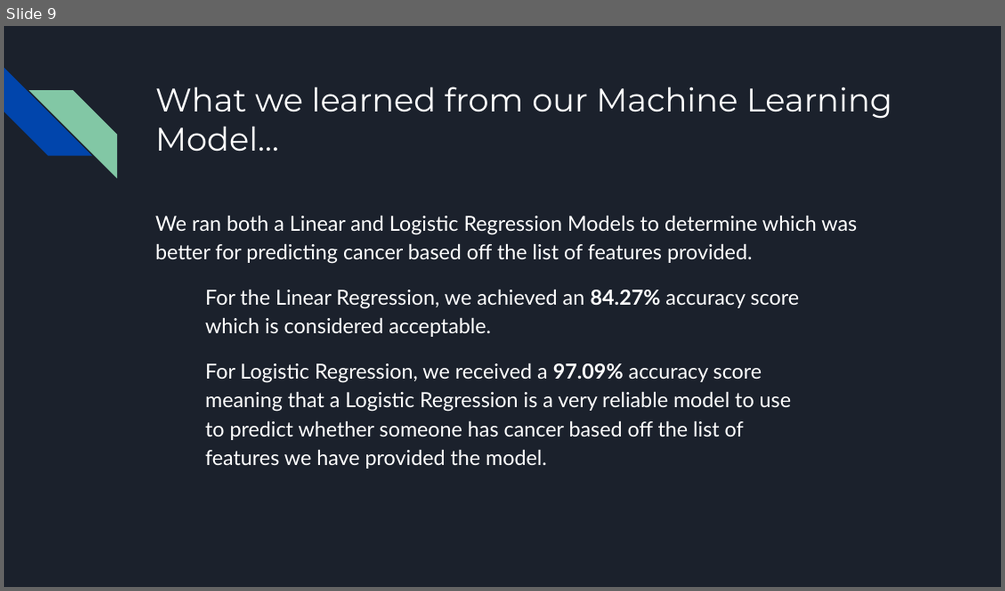
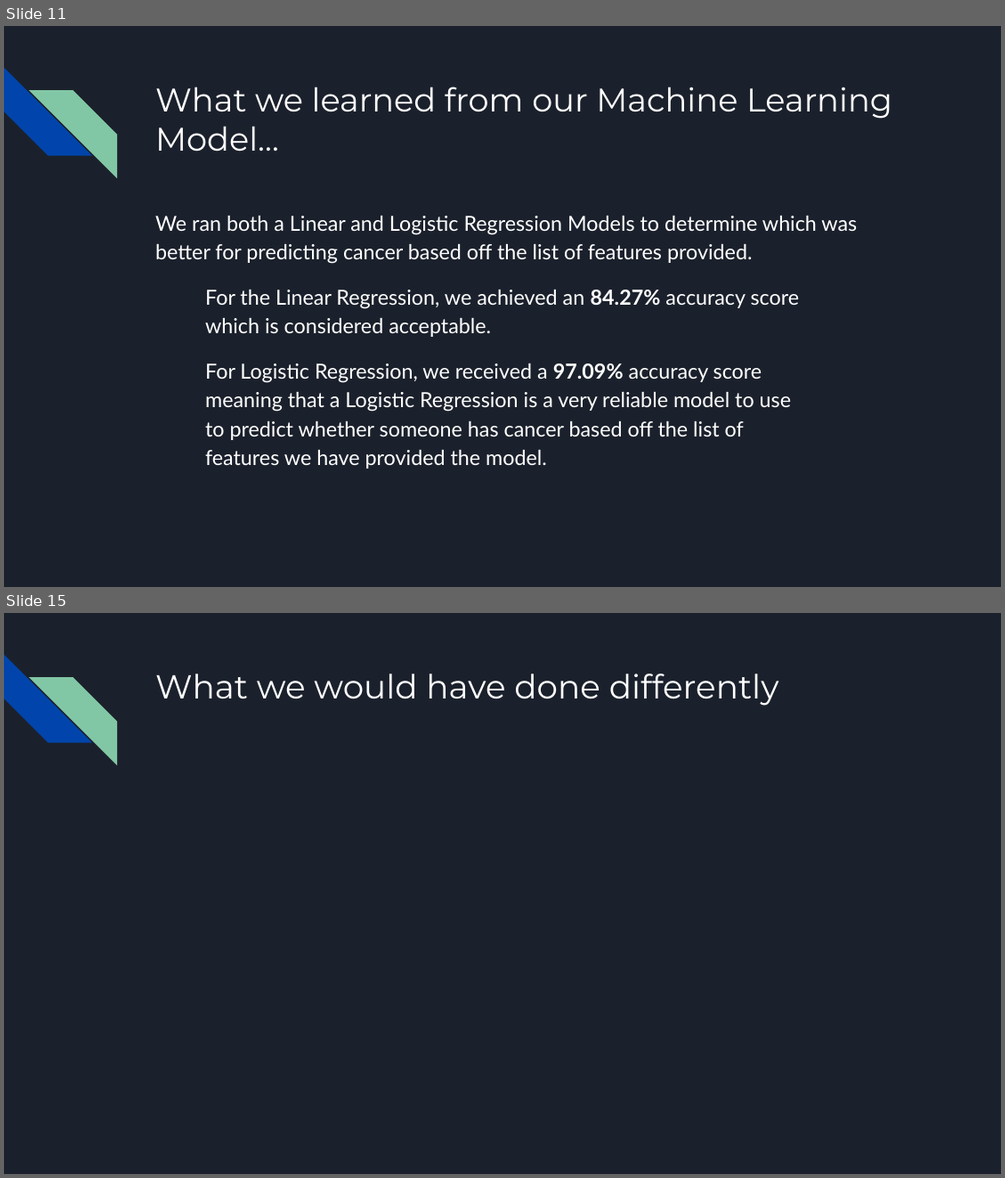
Before and after one commit to brojas12/Group_Project_4, a slide deck: Predicting the Presence of Cancer in Breast Cancer Cells.pptx. Shown one above the other, each under a label of ours: slide 9 before the commit, slides 11 and 15 after it; the slides between them are not shown. The pictures are 1005x591 and 1005x1178 pixels, drawn with LibreOffice and Linux fonts; fonts in the diff are those of the drawing. Boxes give left, top, right and bottom in pixels: in the first picture for what was removed or moved away, otherwise in the second. Text is boxed around its words. In the diff, an @@ line names an element or a change of style, - is before the commit and + after.

```diff
--- a/Predicting the Presence of Cancer in Breast Cancer Cells.pptx
+++ b/Predicting the Presence of Cancer in Breast Cancer Cells.pptx
@@ slide 15 added at box(4, 613, 1001, 1174), background #1B212C; not listed: 2 template elements that a slide beside it also shows @@
@@ title added at box(155, 674, 779, 706), 24 pt, text #FFFFFF @@
+What we would have done differently
@@ what was slide 9 is now slide 11 @@
```
Also in this commit, not shown: 5 slides changed, 3 other slides added.
